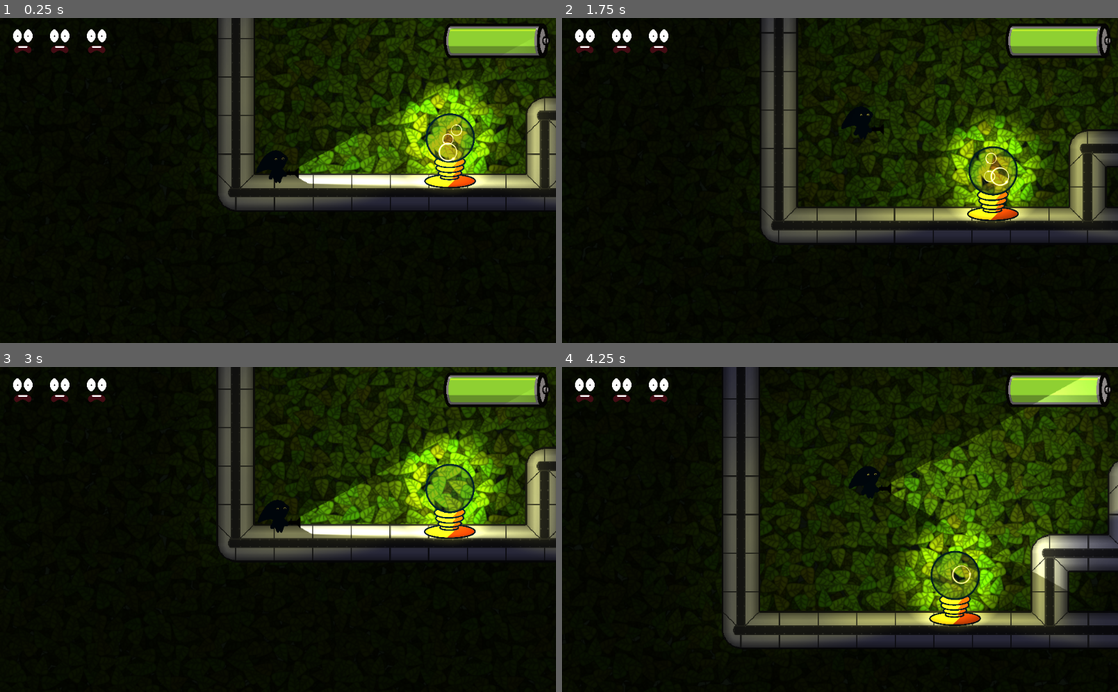
Above: before the commit, frames 1-4 (two rows, left to right).
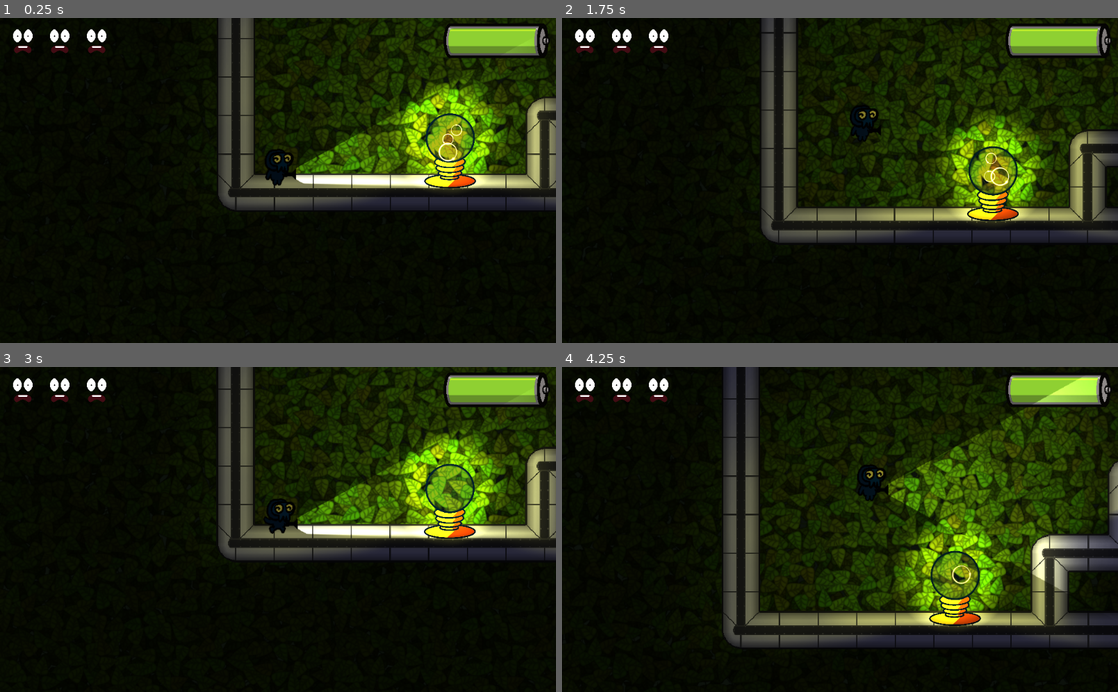
Above: after the commit, the same moments.

Repository: TeamKebab/GodotWildJam38
Game: Godot game, scene res://levels/game_levels/level_01.tscn
Two runs of this game, one before a commit and one after it. Both use one fixed random seed, a clock stepped at 60 frames per second and the inputs below. Sound files missing from this copy of the repository are replaced by a short silence.
Inputs (mouse positions are in pixels of both pictures, inside the frame that each line leads up to):
- Up to frame 1 (0.25 s): no input
- Up to frame 2 (1.75 s): tap Enter at 0.5 s; move the mouse to (962, 164) at 0.52 s; hold Right (ui_right) from 0.53 s (still down); tap R at 0.6, 1.35 s; click (962, 164) at 0.67 s; tap Up (ui_up) at 0.77, 1.52 s; move the mouse to (728, 196) at 1.27 s
- Up to frame 3 (3 s): move the mouse to (333, 458) at 2.02 s; release Right (ui_right) at 2.03 s; hold Left (ui_left) 2.03-2.78 s; tap R at 2.1, 2.85 s; move the mouse to (250, 594) at 2.77 s; hold Right (ui_right) from 2.78 s (still down); click (250, 594) at 2.92 s
- Up to frame 4 (4.25 s): keep holding Right (ui_right); tap Up (ui_up) at 3.02, 3.77 s; move the mouse to (1006, 578) at 3.52 s; tap R at 3.6 s

The runs differ from the first frame. In frame 1, 0.2% of the frame differs, in the area x 46-78%, y 23-52%; in frame 2, 0.2%; in frame 3, 0.2%; in frame 4, 0.4%, in the area x 51-93%, y 3-70%.

Commit message:
player animations

Diff:
--- /dev/null
+++ b/src/player/animations/face_left.tres
@@ -0,0 +1,28 @@
+[gd_resource type="Animation" format=2]
+
+[resource]
+resource_name = "face_left"
+tracks/0/type = "value"
+tracks/0/path = NodePath("Sprite:flip_h")
+tracks/0/interp = 1
+tracks/0/loop_wrap = true
+tracks/0/imported = false
+tracks/0/enabled = true
+tracks/0/keys = {
+"times": PoolRealArray( 0 ),
+"transitions": PoolRealArray( 1 ),
+"update": 1,
+"values": [ true ]
+}
+tracks/1/type = "value"
+tracks/1/path = NodePath("Light:position")
+tracks/1/interp = 1
+tracks/1/loop_wrap = true
+tracks/1/imported = false
+tracks/1/enabled = true
+tracks/1/keys = {
+"times": PoolRealArray( 0 ),
+"transitions": PoolRealArray( 1 ),
+"update": 0,
+"values": [ Vector2( -15.75, -12.5 ) ]
+}
--- /dev/null
+++ b/src/player/animations/face_right.tres
@@ -0,0 +1,28 @@
+[gd_resource type="Animation" format=2]
+
+[resource]
+resource_name = "face_right"
+tracks/0/type = "value"
+tracks/0/path = NodePath("Sprite:flip_h")
+tracks/0/interp = 1
+tracks/0/loop_wrap = true
+tracks/0/imported = false
+tracks/0/enabled = true
+tracks/0/keys = {
+"times": PoolRealArray( 0 ),
+"transitions": PoolRealArray( 1 ),
+"update": 1,
+"values": [ false ]
+}
+tracks/1/type = "value"
+tracks/1/path = NodePath("Light:position")
+tracks/1/interp = 1
+tracks/1/loop_wrap = true
+tracks/1/imported = false
+tracks/1/enabled = true
+tracks/1/keys = {
+"times": PoolRealArray( 0 ),
+"transitions": PoolRealArray( 1 ),
+"update": 0,
+"values": [ Vector2( 15.75, -12.5 ) ]
+}
--- /dev/null
+++ b/src/player/animations/fall.tres
@@ -0,0 +1,17 @@
+[gd_resource type="Animation" format=2]
+
+[resource]
+resource_name = "fall"
+length = 0.1
+tracks/0/type = "value"
+tracks/0/path = NodePath("Sprite:frame")
+tracks/0/interp = 1
+tracks/0/loop_wrap = true
+tracks/0/imported = false
+tracks/0/enabled = true
+tracks/0/keys = {
+"times": PoolRealArray( 0 ),
+"transitions": PoolRealArray( 1 ),
+"update": 1,
+"values": [ 6 ]
+}
--- /dev/null
+++ b/src/player/animations/idle.tres
@@ -0,0 +1,17 @@
+[gd_resource type="Animation" format=2]
+
+[resource]
+resource_name = "idle"
+length = 0.1
+tracks/0/type = "value"
+tracks/0/path = NodePath("Sprite:frame")
+tracks/0/interp = 1
+tracks/0/loop_wrap = true
+tracks/0/imported = false
+tracks/0/enabled = true
+tracks/0/keys = {
+"times": PoolRealArray( 0 ),
+"transitions": PoolRealArray( 1 ),
+"update": 1,
+"values": [ 0 ]
+}
--- /dev/null
+++ b/src/player/animations/player.tres
@@ -0,0 +1,61 @@
+[gd_resource type="AnimationNodeBlendTree" load_steps=16 format=2]
+
+[sub_resource type="AnimationNodeAnimation" id=1]
+animation = "fall"
+
+[sub_resource type="AnimationNodeAnimation" id=2]
+animation = "idle"
+
+[sub_resource type="AnimationNodeAnimation" id=3]
+animation = "walk"
+
+[sub_resource type="AnimationNodeStateMachineTransition" id=4]
+
+[sub_resource type="AnimationNodeStateMachineTransition" id=5]
+
+[sub_resource type="AnimationNodeStateMachineTransition" id=6]
+
+[sub_resource type="AnimationNodeStateMachineTransition" id=7]
+
+[sub_resource type="AnimationNodeStateMachineTransition" id=8]
+
+[sub_resource type="AnimationNodeStateMachine" id=9]
+states/fall/node = SubResource( 1 )
+states/fall/position = Vector2( 591, 151 )
+states/idle/node = SubResource( 2 )
+states/idle/position = Vector2( 304, 151 )
+states/walk/node = SubResource( 3 )
+states/walk/position = Vector2( 444, 280 )
+transitions = [ "idle", "walk", SubResource( 4 ), "idle", "fall", SubResource( 5 ), "walk", "idle", SubResource( 6 ), "walk", "fall", SubResource( 7 ), "fall", "idle", SubResource( 8 ) ]
+start_node = "idle"
+
+[sub_resource type="AnimationNodeAdd2" id=10]
+
+[sub_resource type="AnimationNodeAnimation" id=11]
+animation = "face_left"
+
+[sub_resource type="AnimationNodeAnimation" id=12]
+animation = "face_right"
+
+[sub_resource type="AnimationNodeStateMachineTransition" id=13]
+
+[sub_resource type="AnimationNodeStateMachineTransition" id=14]
+
+[sub_resource type="AnimationNodeStateMachine" id=15]
+states/face_left/node = SubResource( 11 )
+states/face_left/position = Vector2( 383, 91 )
+states/face_right/node = SubResource( 12 )
+states/face_right/position = Vector2( 603, 91 )
+transitions = [ "face_right", "face_left", SubResource( 13 ), "face_left", "face_right", SubResource( 14 ) ]
+start_node = "face_right"
+
+[resource]
+graph_offset = Vector2( 0, 46.5 )
+nodes/action/node = SubResource( 9 )
+nodes/action/position = Vector2( -60, 260 )
+nodes/action_facing/node = SubResource( 10 )
+nodes/action_facing/position = Vector2( 180, 120 )
+nodes/facing_direction/node = SubResource( 15 )
+nodes/facing_direction/position = Vector2( -60, 120 )
+nodes/output/position = Vector2( 400, 120 )
+node_connections = [ "output", 0, "action_facing", "action_facing", 0, "facing_direction", "action_facing", 1, "action" ]
--- /dev/null
+++ b/src/player/animations/walk.tres
@@ -0,0 +1,18 @@
+[gd_resource type="Animation" format=2]
+
+[resource]
+resource_name = "walk"
+length = 0.5
+loop = true
+tracks/0/type = "value"
+tracks/0/path = NodePath("Sprite:frame")
+tracks/0/interp = 1
+tracks/0/loop_wrap = true
+tracks/0/imported = false
+tracks/0/enabled = true
+tracks/0/keys = {
+"times": PoolRealArray( 0, 0.1, 0.2, 0.3, 0.4 ),
+"transitions": PoolRealArray( 1, 1, 1, 1, 1 ),
+"update": 1,
+"values": [ 1, 2, 3, 4, 5 ]
+}
--- a/src/player/player.gd
+++ b/src/player/player.gd
@@ -7,13 +7,33 @@
 onready var scare_sound = $ScareSound
 onready var damage_box = $DamageBox
 
+onready var animationTree = $AnimationTree
+onready var facing_direction_animation = animationTree.get("parameters/facing_direction/playback")
+onready var action_animation = animationTree.get("parameters/action/playback")
+
 
 func _ready() -> void:
 	Game.player = self
 	Game.player_camera = $Camera2D
 
+	animationTree.active = true
+
+
 func _physics_process(delta: float) -> void:
-	motion.move(Input.get_action_strength("ui_right") - Input.get_action_strength("ui_left"), delta)
+	var input = Input.get_action_strength("ui_right") - Input.get_action_strength("ui_left")
+	motion.move(input, delta)
+
+	if input < 0:
+		facing_direction_animation.travel("face_left")
+	elif input > 0:
+		facing_direction_animation.travel("face_right")
+
+	if motion.motion.y > 0:
+		action_animation.travel("fall")
+	elif motion.motion.y == 0 and motion.motion.x != 0:
+		action_animation.travel("walk")
+	else:
+		action_animation.travel("idle")
 
 	if Input.is_action_just_pressed("ui_up"):
 		motion.jump()
--- a/src/player/player.tscn
+++ b/src/player/player.tscn
@@ -1,6 +1,6 @@
-[gd_scene load_steps=11 format=2]
+[gd_scene load_steps=19 format=2]
 
-[ext_resource path="res://player/player_outline.png" type="Texture" id=1]
+[ext_resource path="res://player/player.png" type="Texture" id=1]
 [ext_resource path="res://player/player.gd" type="Script" id=2]
 [ext_resource path="res://player/light/light.tscn" type="PackedScene" id=3]
 [ext_resource path="res://player/MC_running.wav" type="AudioStream" id=4]
@@ -8,29 +8,40 @@
 [ext_resource path="res://player/land.mp3" type="AudioStream" id=6]
 [ext_resource path="res://components/motion/motion.tscn" type="PackedScene" id=7]
 [ext_resource path="res://player/MC_hit.wav" type="AudioStream" id=8]
+[ext_resource path="res://player/animations/face_right.tres" type="Animation" id=9]
+[ext_resource path="res://player/animations/face_left.tres" type="Animation" id=10]
+[ext_resource path="res://player/animations/fall.tres" type="Animation" id=11]
+[ext_resource path="res://player/animations/walk.tres" type="Animation" id=12]
+[ext_resource path="res://player/animations/idle.tres" type="Animation" id=13]
+[ext_resource path="res://player/animations/player.tres" type="AnimationNodeBlendTree" id=14]
 
 [sub_resource type="CapsuleShape2D" id=1]
 radius = 14.1083
 height = 25.7035
 
-[sub_resource type="CircleShape2D" id=2]
-radius = 20.4463
+[sub_resource type="CapsuleShape2D" id=2]
+radius = 14.1629
+
+[sub_resource type="AnimationNodeStateMachinePlayback" id=3]
+
+[sub_resource type="AnimationNodeStateMachinePlayback" id=4]
 
 [node name="Player" type="KinematicBody2D"]
 collision_layer = 2
 script = ExtResource( 2 )
 
+[node name="Sprite" type="Sprite" parent="."]
+position = Vector2( 0, -25 )
+texture = ExtResource( 1 )
+hframes = 7
+
 [node name="CollisionShape2D" type="CollisionShape2D" parent="."]
+visible = false
 position = Vector2( 0, -24 )
 shape = SubResource( 1 )
 
-[node name="Sprite" type="Sprite" parent="."]
-position = Vector2( -6, -25 )
-scale = Vector2( 0.05, 0.05 )
-texture = ExtResource( 1 )
-
 [node name="Light" parent="." instance=ExtResource( 3 )]
-position = Vector2( 20.3882, -14.5203 )
+position = Vector2( 15.75, -12.5 )
 
 [node name="Camera2D" type="Camera2D" parent="."]
 current = true
@@ -44,12 +55,28 @@
 land_stream = ExtResource( 6 )
 
 [node name="DamageBox" type="Area2D" parent="."]
+visible = false
 collision_layer = 8
 collision_mask = 0
 
 [node name="CollisionShape2D" type="CollisionShape2D" parent="DamageBox"]
-position = Vector2( 0, -30.227 )
+position = Vector2( 0, -26 )
 shape = SubResource( 2 )
 
 [node name="ScareSound" type="AudioStreamPlayer2D" parent="."]
 stream = ExtResource( 8 )
+
+[node name="AnimationPlayer" type="AnimationPlayer" parent="."]
+anims/face_left = ExtResource( 10 )
+anims/face_right = ExtResource( 9 )
+anims/fall = ExtResource( 11 )
+anims/idle = ExtResource( 13 )
+anims/walk = ExtResource( 12 )
+
+[node name="AnimationTree" type="AnimationTree" parent="."]
+tree_root = ExtResource( 14 )
+anim_player = NodePath("../AnimationPlayer")
+active = true
+parameters/action/playback = SubResource( 3 )
+parameters/action_facing/add_amount = 0.5
+parameters/facing_direction/playback = SubResource( 4 )
Binary file added: src/player/player.png
Not shown, changed: src/player/player.png.import
Binary file removed: src/player/player_outline.png
